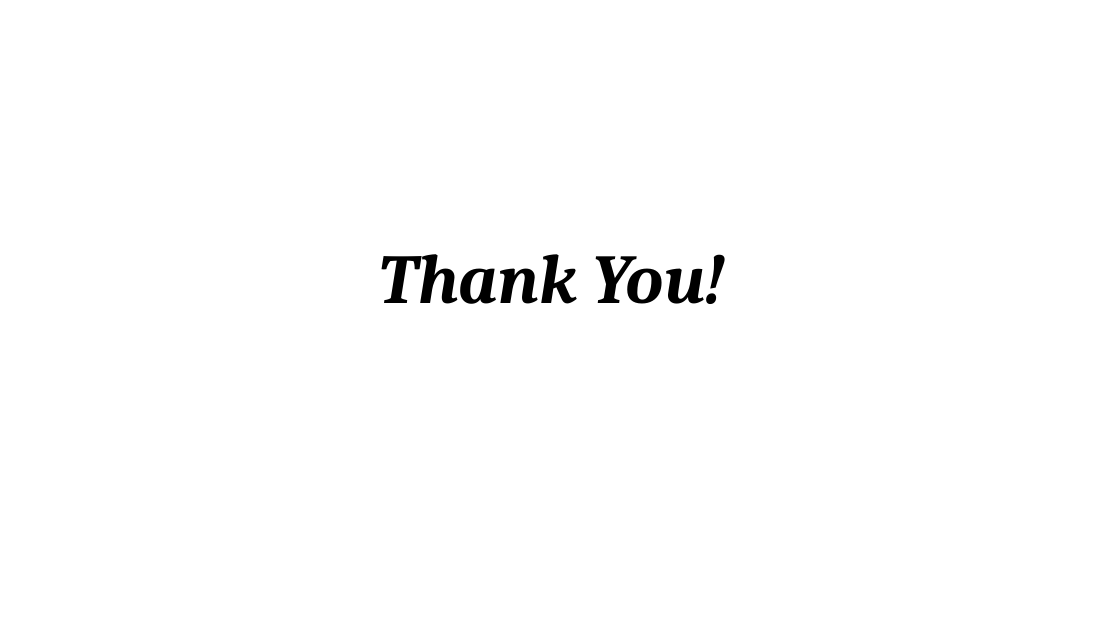
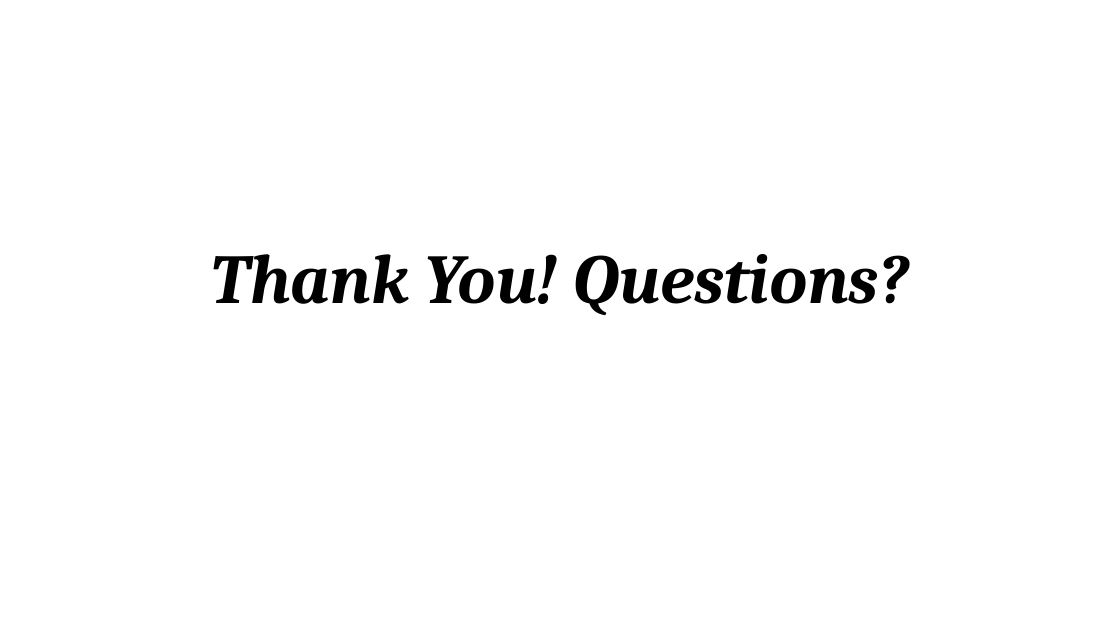
Before and after one commit to sarahmissimer/breweries-middletn, a slide deck: slide 16 of presentation/Breweries Capstone.pptm. Drawn at 1120x630 pixels with LibreOffice and Linux fonts; fonts in the diff are those of the drawing. Boxes give left, top, right and bottom in pixels: in the first picture for what was removed or moved away, otherwise in the second. Text is boxed around its words. In the diff, an @@ line names an element or a change of style, - is before the commit and + after.

```diff
--- a/presentation/Breweries Capstone.pptm
+++ b/presentation/Breweries Capstone.pptm
@@ title at [211,254,909,315]: text changed @@
-Thank You!
+Thank You! Questions?
```
Also in this commit, not shown: 1 other file.
